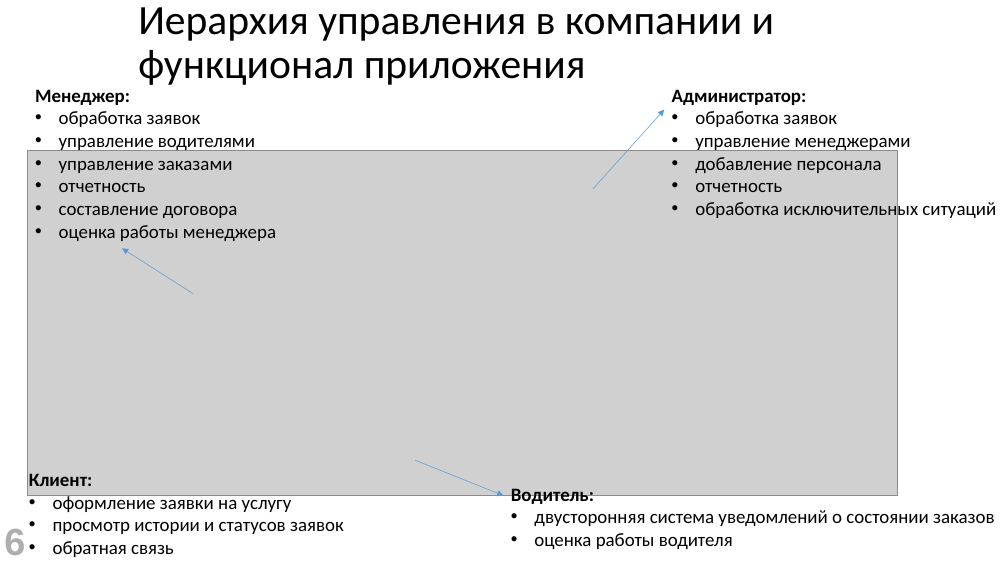
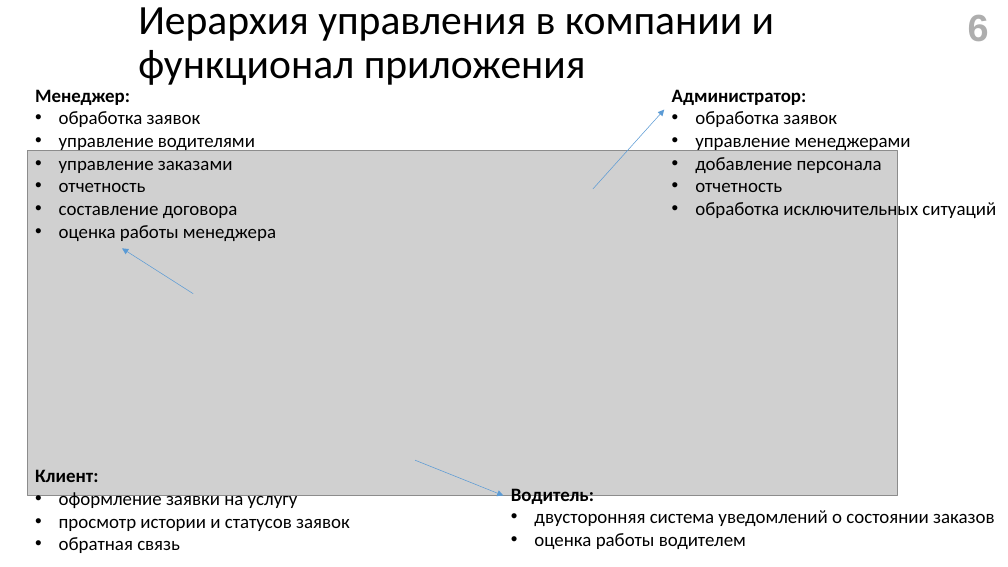
Before and after one commit to gromov-nikita/diplomHUB, a slide deck: slide 6 of diplom v2.0/doc/Презентация.pptx. Drawn at 1008x567 pixels with LibreOffice and Linux fonts; fonts in the diff are those of the drawing; grey boxes stand for pictures. Boxes give left, top, right and bottom in pixels: in the first picture for what was removed or moved away, otherwise in the second. Text is boxed around its words. In the diff, an @@ line names an element or a change of style, - is before the commit and + after.

```diff
--- a/diplom v2.0/doc/Презентация.pptx
+++ b/diplom v2.0/doc/Презентация.pptx
@@ page number moved from (x1=4, y1=529, x2=25, y2=555) to (x1=968, y1=15, x2=989, y2=41) @@
@@ text "Клиент:" moved from (x1=29, y1=473, x2=344, y2=557) to (x1=35, y1=469, x2=350, y2=553) @@
@@ text at (x1=534, y1=533, x2=746, y2=549): text changed @@
-• оценка работы водителя
+• оценка работы водителем
```
Also in this commit, not shown: 19 other slides changed, 1 other file.
